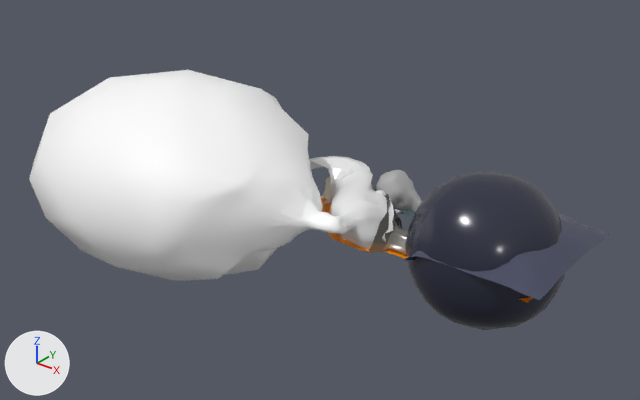
A saved change to the FBX model Assets/3D Models/transition/arena1Transition.fbx.
Rendered twice from a camera (50 mm lens) standing at (151.0, -302.0, 182.0) and looking at (-76.0, -18.0, 7.0). Every picture has the same lights, and +X, +Y and +Z are marked at lower left. The first picture is the older version. Where no turn or scale is listed for an object, it has been applied to the vertices.

In view in the first picture: 'arena1Skybox', 'boss2Cave', 'cave1', 'cieling' and 2 more.
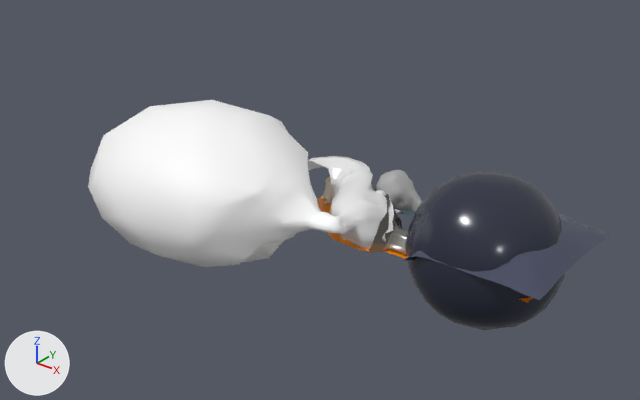
Pixel boxes (x1, y1, x2, y2) of what changed, in the pictures (640 x 400 px; the box of a moved part takes in the faces that stretch with it):
'boss2Cave', reshaped (16% narrower, 21% shorter): before (29, 70, 394, 281); after (88, 100, 394, 267)
part 1 of me_mesh_007, moved or reshaped: before (29, 70, 323, 281); after (88, 100, 319, 267)

The edits, one by one:
me_mesh_007 is used by ob_boss2cave; location (-135.0, -35.0, 6.6).
me_mesh_007 had 644 vertices, 608 faces and spanned x -95.0..98.0, y -65.0..65.0, z -47.0..47.0.
me_mesh_007 now has 644 vertices, 608 faces and spans x -59.0..98.0, y -51.0..51.0, z -36.0..36.0.
me_mesh_007 part 1: 214 of the vertices in x -95.0..66.0, y -65.0..65.0, z -47.0..47.0 are scaled about their middle by 0.772, then moved by (18.0, 0.0, 0.0).
